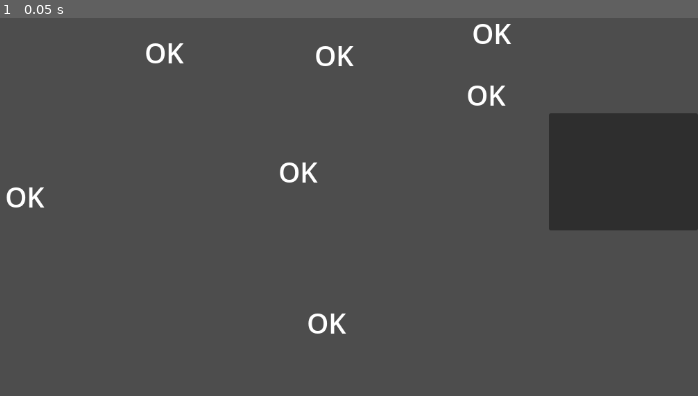
Above: before the commit, frame 1.
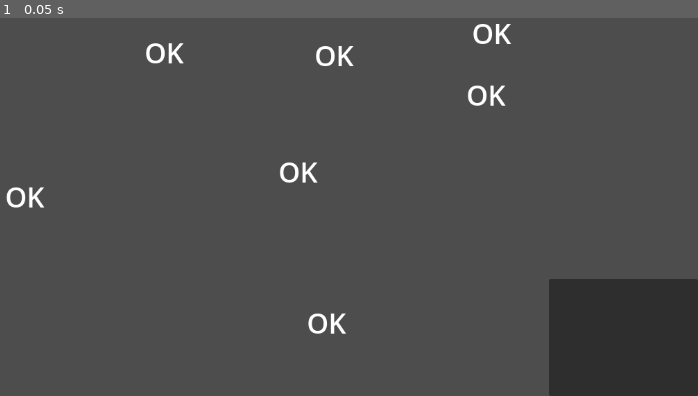
Above: after the commit, the same moment.

Repository: dao1701/base-game-godot
Game: Godot game, scene res://loader.tscn
The game is run twice, just before and just after one commit, with the same random seed, the same clock (stepped at 60 frames per second) and the same inputs.
Inputs:
- Up to frame 1 (0.05 s): no input

The runs differ from the first frame. In frame 1, 13% of the frame differs, in the area x 78-100%, y 25-100%.
Error in both runs: Invalid call. Nonexistent function 'split' in base 'Nil'. (res://loader.tscn::GDScript_tjhs5:63)

Commit message:
bottom right

Diff:
--- a/src/main.tscn
+++ b/src/main.tscn
@@ -125,13 +125,12 @@
 vertical_alignment = 1
 
 [node name="Panel" type="Panel" parent="."]
-anchors_preset = 6
+anchors_preset = 3
 anchor_left = 1.0
-anchor_top = 0.5
+anchor_top = 1.0
 anchor_right = 1.0
-anchor_bottom = 0.5
+anchor_bottom = 1.0
 offset_left = -215.0
-offset_top = -84.5
-offset_bottom = 84.5
+offset_top = -169.0
 grow_horizontal = 0
-grow_vertical = 2
+grow_vertical = 0
Not shown, changed: patch.pck
